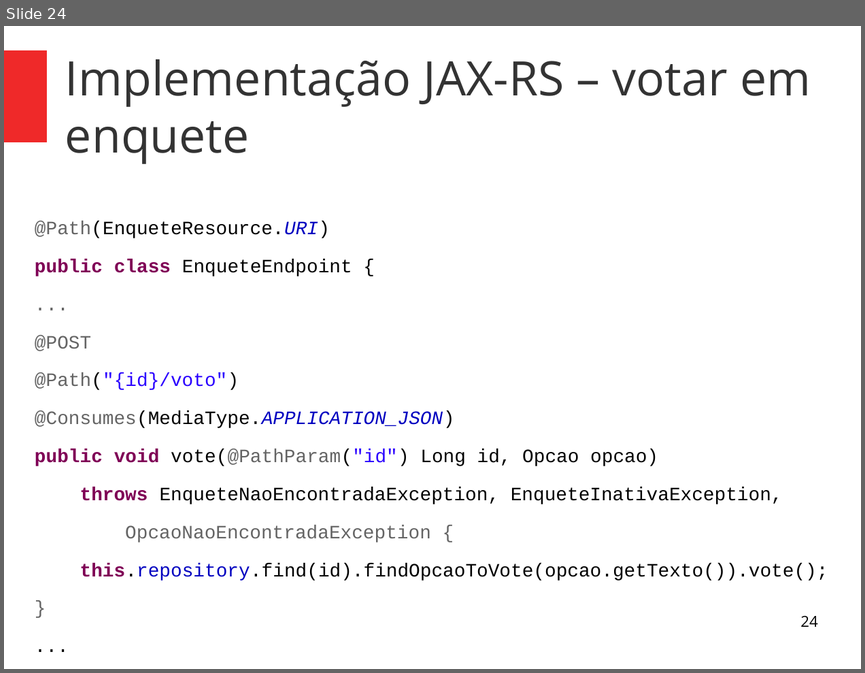
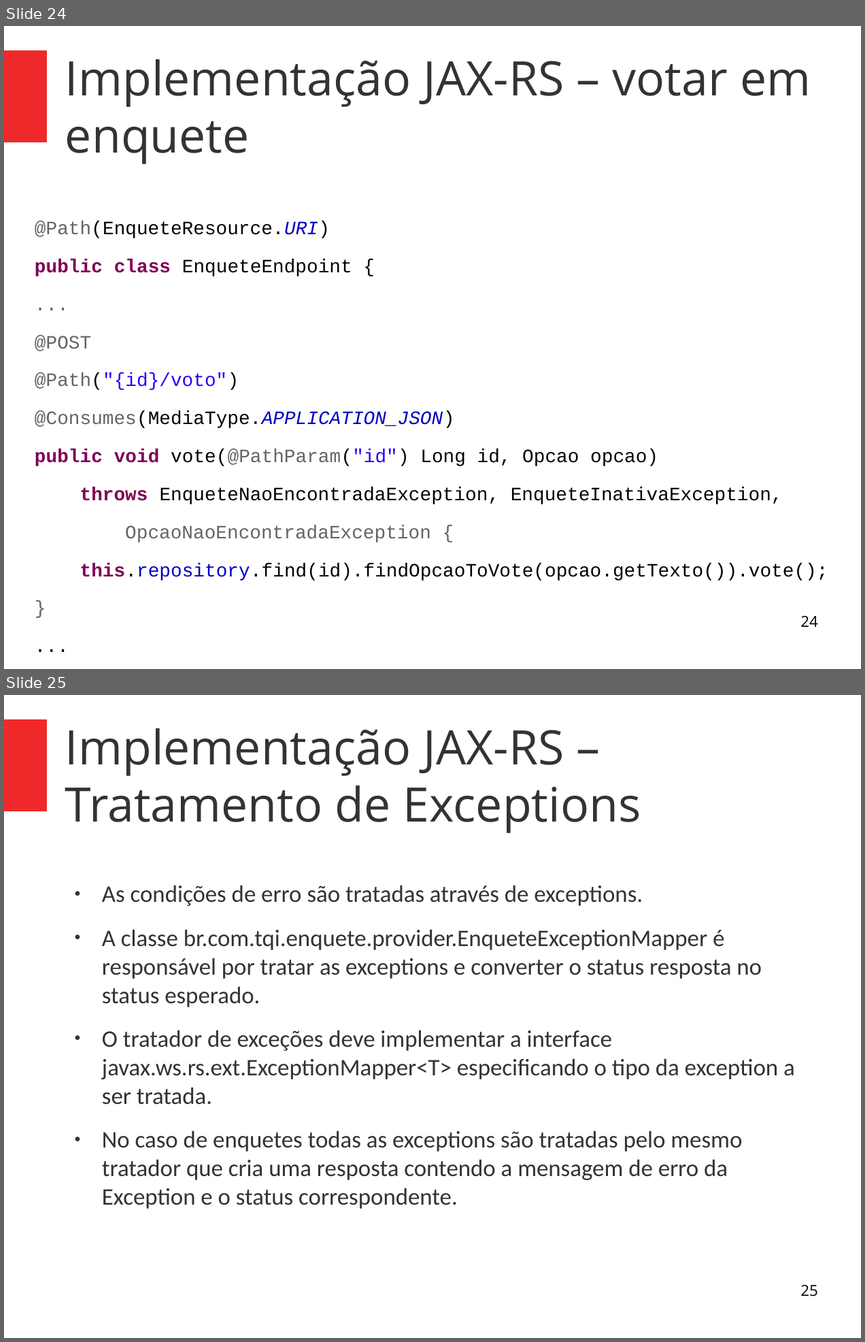
Before and after one commit to alexandrefvb/restful-webservices-workshop, a slide deck: apresentacao/parte2-pratica.odp. Shown one above the other, each under a label of ours: slide 24 before the commit, slides 24 and 25 after it. The pictures are 865x673 and 865x1342 pixels, drawn with LibreOffice and Linux fonts; fonts in the diff are those of the drawing. Boxes give left, top, right and bottom in pixels: in the first picture for what was removed or moved away, otherwise in the second. Text is boxed around its words. In the diff, an @@ line names an element or a change of style, - is before the commit and + after.

```diff
--- a/apresentacao/parte2-pratica.odp
+++ b/apresentacao/parte2-pratica.odp
@@ slide 25 added at [4, 695, 861, 1338], background #FFFFFF; not listed: 1 template element that a slide beside it also shows @@
@@ title added at [65, 728, 641, 833], 44 pt, text #333333 @@
+Implementação JAX-RS – Tratamento de Exceptions
@@ text added at [102, 885, 795, 1208], 22 pt, text #333333 @@
+● As condições de erro são tratadas através de exceptions.
+● A classe br.com.tqi.enquete.provider.EnqueteExceptionMapper é responsável por tratar as exceptions e converter o status resposta no status esperado.
+● O tratador de exceções deve implementar a interface javax.ws.rs.ext.ExceptionMapper<T> especificando o tipo da exception a ser tratada.
+● No caso de enquetes todas as exceptions são tratadas pelo mesmo tratador que cria uma resposta contendo a mensagem de erro da Exception e o status correspondente.
@@ page number added at [800, 1285, 817, 1296], 14 pt, text #000000 @@
+25
```
Also in this commit, not shown: 4 slides changed, 13 other slides added, 2 other files.
